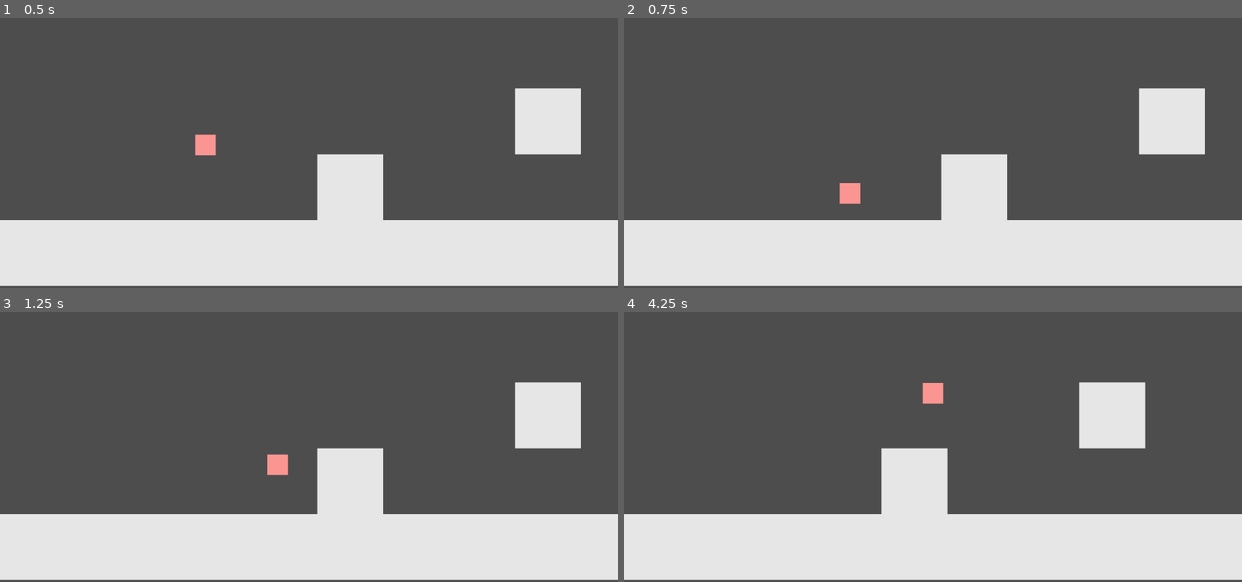
Above: before the commit, frames 1-4 (two rows, left to right).
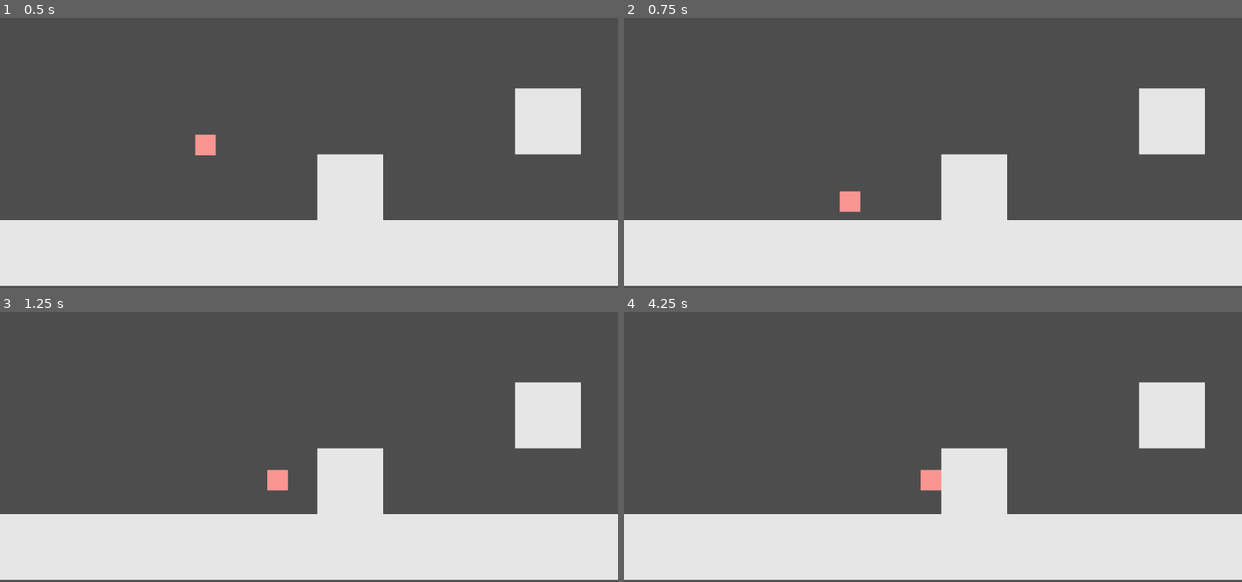
Above: after the commit, the same moments.

Repository: TruPotato/december-jam
Game: Godot game, scene res://Scenes/Maps/test_map.tscn
The game is run twice, just before and just after one commit, with the same random seed, the same clock (stepped at 60 frames per second) and the same inputs. This scene is started directly instead of the project's main scene.
Inputs:
- Up to frame 1 (0.5 s): no input
- Up to frame 2 (0.75 s): hold Right (move_right) from 0.53 s (still down); tap Space (jump) at 0.6 s
- Up to frame 3 (1.25 s): keep holding Right (move_right); tap Space (jump) at 0.77, 1.07 s
- Up to frame 4 (4.25 s): tap Z (accept) at 1.35, 2.85 s; tap Space (jump) at 1.52, 1.55, 1.82, 2.1, 3.02, 3.05, 3.32, 3.6, 3.77, 4.07 s; release Right (move_right) at 2.03 s; hold Left (move_left) 2.03-2.78 s; hold Right (move_right) from 2.78 s (still down)

Frame 1 is identical in both runs. In frame 2, 0.2% of the frame differs, in the area x 34-39%, y 61-72%; in frame 3, 0.4%; in frame 4, 9.9%, in the area x 41-94%, y 26-75%.

Commit message:
Added short hopping

Diff:
--- a/Scripts/Gameplay/basic_player_movement.gd
+++ b/Scripts/Gameplay/basic_player_movement.gd
@@ -36,6 +36,8 @@
 	if Input.is_action_just_pressed("jump") and is_on_floor():
 		# Jump.
 		velocity.y -= JUMP_VELOCITY
+	if Input.is_action_just_released("jump"):
+		velocity.y += (JUMP_VELOCITY / 2);
 
 # Apply gravity.
 func passive_gravity():
